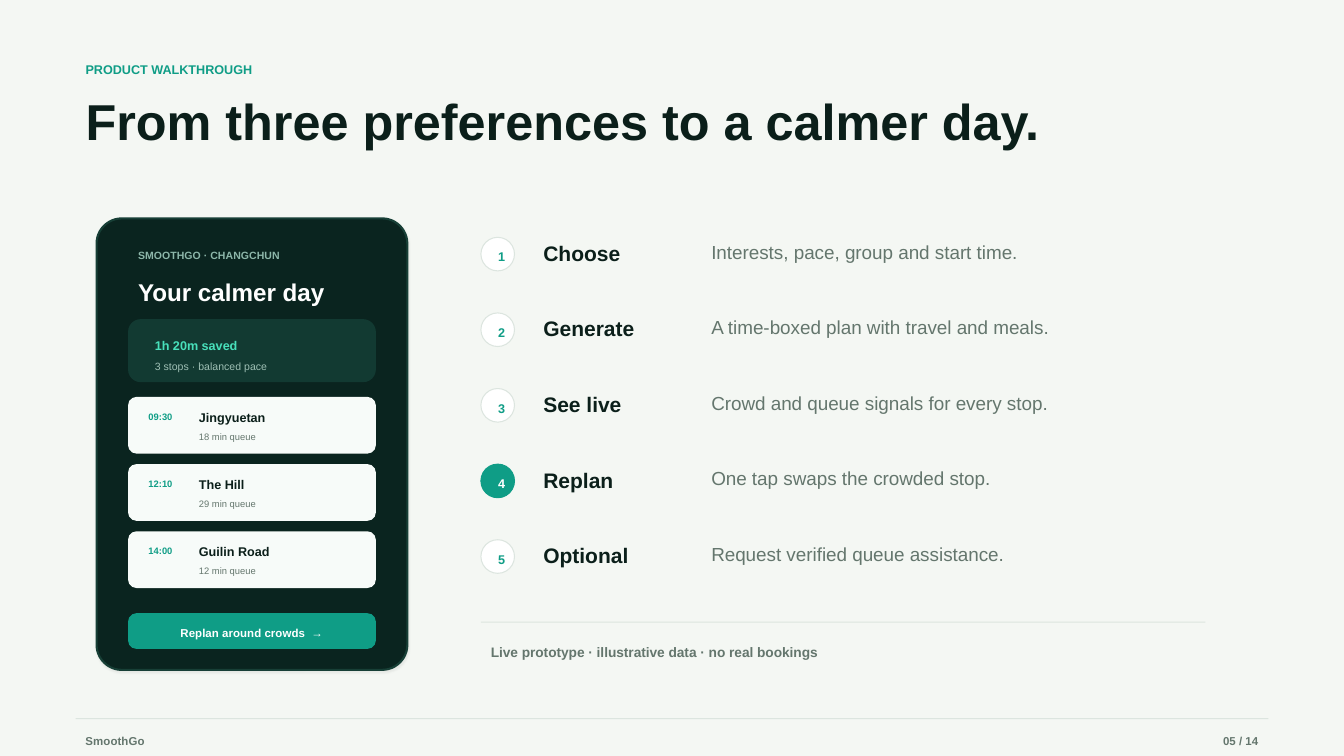
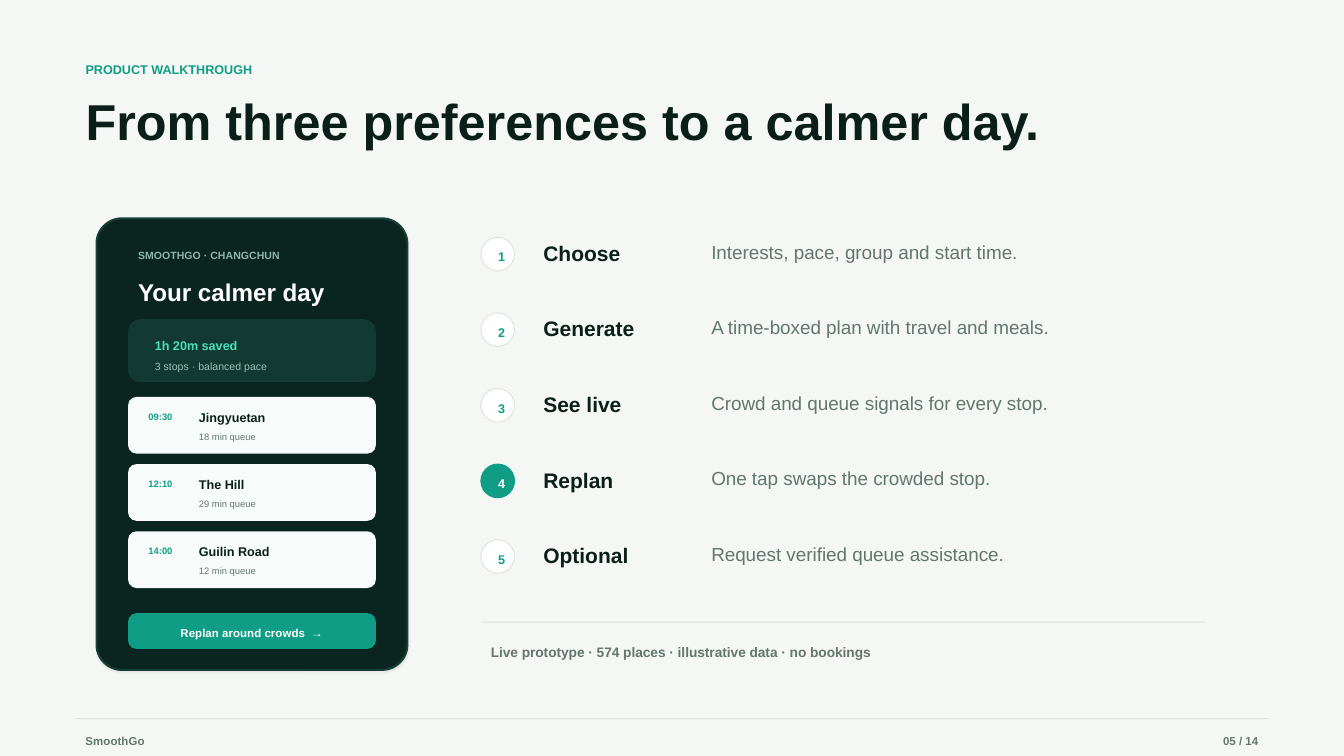
Before and after one commit to zhulian33/SmoothGo, a slide deck: slide 5 of presentation/SmoothGo_Presentation.pptx. Drawn at 1344x756 pixels with LibreOffice and Linux fonts; fonts in the diff are those of the drawing. Boxes give left, top, right and bottom in pixels: in the first picture for what was removed or moved away, otherwise in the second. Text is boxed around its words. In the diff, an @@ line names an element or a change of style, - is before the commit and + after.

```diff
--- a/presentation/SmoothGo_Presentation.pptx
+++ b/presentation/SmoothGo_Presentation.pptx
@@ text at [491, 647, 871, 660]: text changed @@
-Live prototype · illustrative data · no real bookings
+Live prototype · 574 places · illustrative data · no bookings
```
Also in this commit, not shown: 1 other slide changed, 3 other files.
